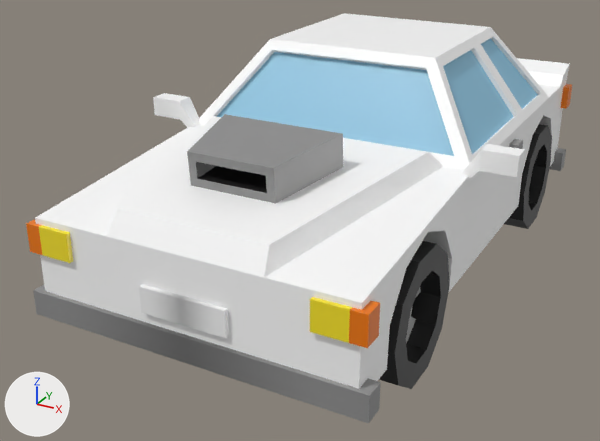
The FBX model models/car-lowpoly-4.fbx: old version first, new version second.
One viewpoint serves both versions: a camera (50 mm lens) standing at (2.57, -5.51, 2.98) and looking at (-0.26, -0.36, 0.4). Every picture has the same lights, and +X, +Y and +Z are marked at lower left.

Names of what the first picture shows: 'car-lowpoly-4'.
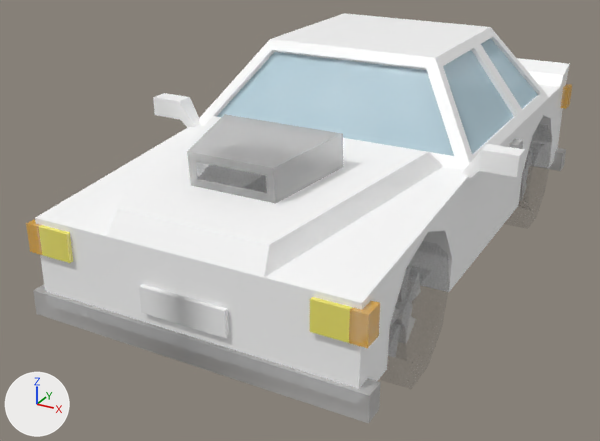
The newer file is also rescaled (x0.25) as a whole; pictures and numbers use the older file's frame.

Boxes (x1, y1, x2, y2) around the edits, measured in the pictures (600 x 441 px):
'car-lowpoly-4', surface changed, recoloured
    both: (26, 36, 572, 423)

Diff of the bpy script that builds the scene:
```diff
--- a/models/car-lowpoly-4.fbx.py
+++ b/models/car-lowpoly-4.fbx.py
@@ img_imphenziapalette01_png @@
-img_imphenziapalette01_png = load_image('ImphenziaPalette01.png', '../materials/ImphenziaPalette01.png', 128, 128, 'sRGB')
+img_imphenziapalette01_png = load_image('ImphenziaPalette01.png', '../materials/ImphenziaPalette01.png', 128, 128, 'Non-Color')
@@ mat_car_004 @@
+mat_car_004 = bpy.data.materials.new('Car.004')
+# uses the picture img_imphenziapalette01_png
@@ me_car_lowpoly_4 @@
 me_car_lowpoly_4.from_pydata(...)  # 660 vertices, 572 faces; spans x -1.41..1.41, y -2.23..2.26, z 0.0..1.72
-me_car_lowpoly_4.materials.append(mat_car)  # picture img_imphenziapalette01_png
+me_car_lowpoly_4.materials.append(mat_car_004)
```
